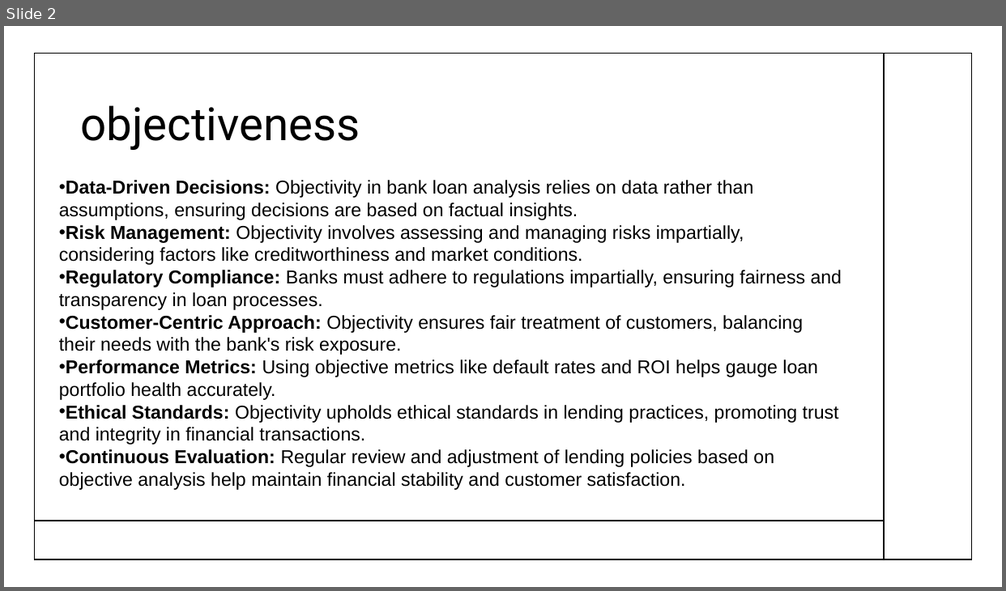
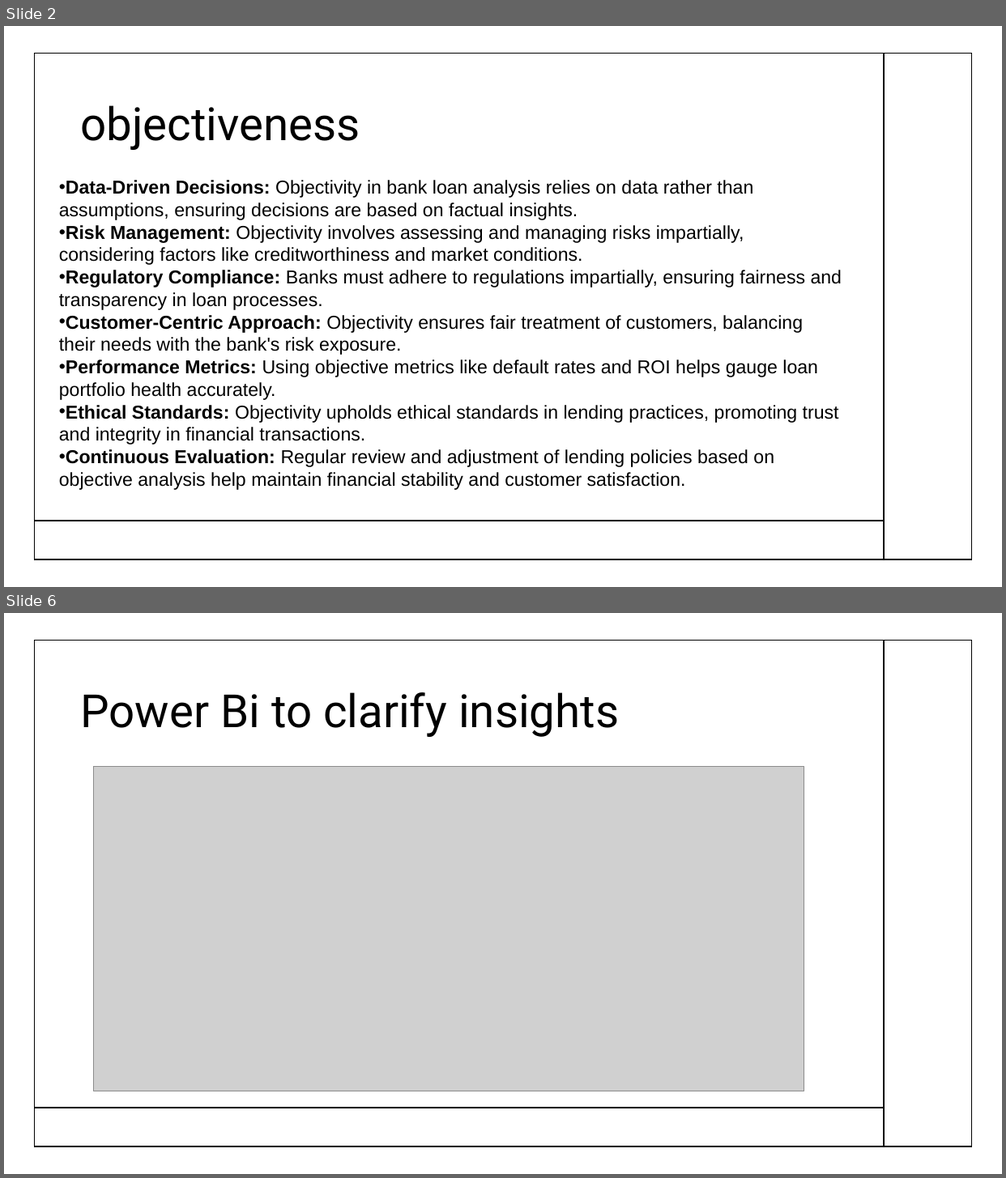
Before and after one commit to Mahmoud-Khorshed-DS-AI/Bank_Misr_project, a slide deck: Bank loans.pptx. Shown one above the other, each under a label of ours: slide 2 before the commit, slides 2 and 6 after it; the slides between them are not shown. The pictures are 1006x591 and 1006x1178 pixels, drawn with LibreOffice and Linux fonts; fonts in the diff are those of the drawing; grey boxes stand for pictures. Boxes give left, top, right and bottom in pixels: in the first picture for what was removed or moved away, otherwise in the second. Text is boxed around its words. In the diff, an @@ line names an element or a change of style, - is before the commit and + after.

```diff
--- a/Bank loans.pptx
+++ b/Bank loans.pptx
@@ slide 6 added at (x1=4, y1=613, x2=1002, y2=1174), background #FFFFFF @@
@@ rectangle added at (x1=34, y1=641, x2=972, y2=1148), outline #000000 1 pt @@
@@ line added from (884, 641) to (884, 1147), #000000 1 pt @@
@@ title added at (x1=80, y1=692, x2=619, y2=737), 44 pt, text #000000 @@
+Power Bi to clarify insights
@@ picture added at (x1=94, y1=766, x2=804, y2=1092) @@
@@ line added from (35, 1108) to (884, 1108), #000000 1 pt @@
```
Also in this commit, not shown: 4 slides changed, 1 other slide added, 2 other files.
